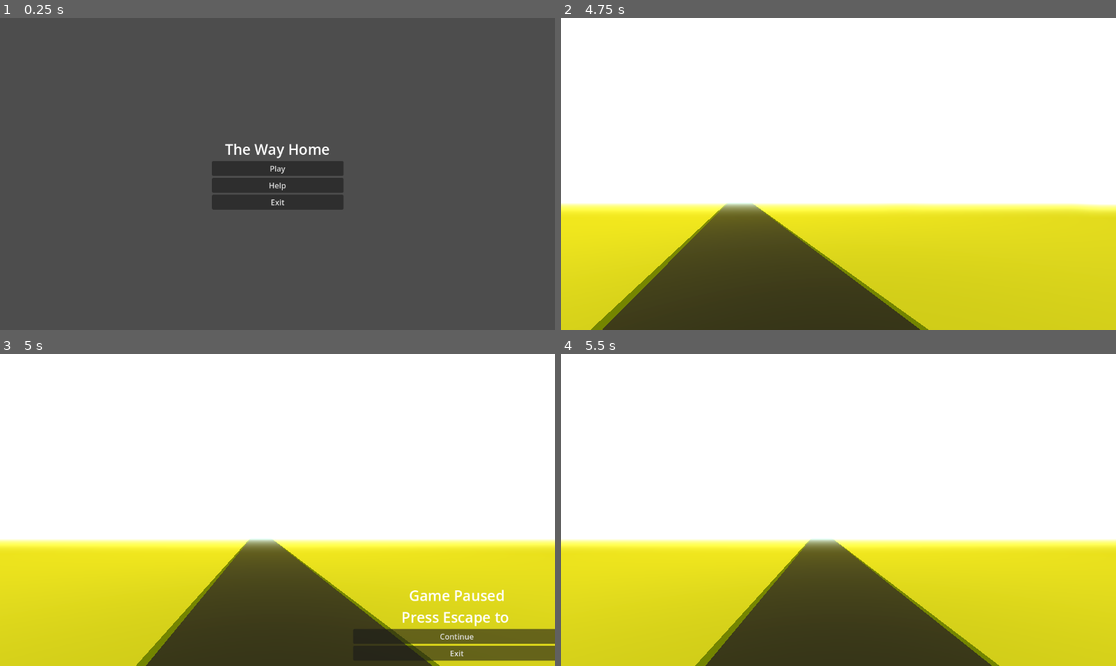
Above: before the commit, frames 1-4 (two rows, left to right).
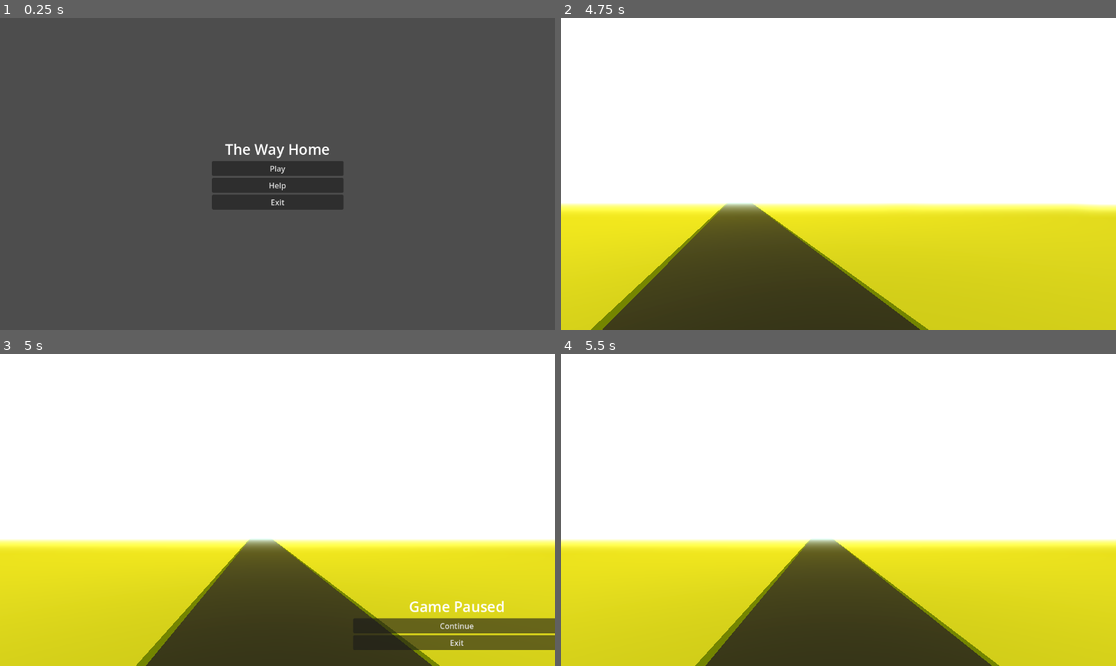
Above: after the commit, the same moments.

Repository: VHSDIR/thewayhome
Game: Godot game, scene res://scenes/main_menu.tscn
Two runs of this game, one before a commit and one after it. Both use one fixed random seed, a clock stepped at 60 frames per second and the inputs below.
Inputs:
- Up to frame 1 (0.25 s): no input
- Up to frame 2 (4.75 s): click "Play" at 0.5 s; tap Enter at 1.25 s; hold D (rotate_right) 1.28-2.03 s; hold W (move_front) 1.28-2.03 s; hold S (move_back) 2.03-2.78 s; tap W (move_front) at 2.1, 3.6 s; tap Space at 2.75 s; hold W (move_front) 2.78-3.53 s; hold D (rotate_right) 2.78-4.28 s; hold A (rotate_left) from 4.28 s (still down); hold W (move_front) from 4.28 s (still down)
- Up to frame 3 (5 s): keep holding A (rotate_left); keep holding W (move_front); tap Escape (ui_cancel) at 4.9 s
- Up to frame 4 (5.5 s): release A (rotate_left) at 5 s; release W (move_front) at 5 s; click "Continue" at 5 s

Frames 1-2 are identical in both runs. In frame 3, 3.2% of the frame differs, in the area x 67-100%, y 75-99%; in frame 4, nothing differs.

Commit message:
Add files via upload

Diff:
--- a/src/scenes/pause_menu.tscn
+++ b/src/scenes/pause_menu.tscn
@@ -46,8 +46,7 @@
 [node name="Label" type="Label" parent="MarginContainer/VBoxContainer"]
 layout_mode = 2
 theme_override_font_sizes/font_size = 30
-text = "Game Paused
-Press Escape to "
+text = "Game Paused"
 horizontal_alignment = 1
 vertical_alignment = 1
 
--- a/src/scripts/player.gd
+++ b/src/scripts/player.gd
@@ -1,6 +1,5 @@
 class_name player
 extends CharacterBody3D
-
 var utils = preload("res://scripts/utils.gd")
 var CURRENT_SPEED = 0
 const MAX_SPEED = 50.0
@@ -10,44 +9,34 @@
 var ui_visible = false
 var is_pause_menu_visible = false
 signal custom_position_reseted
-
 @export var camera_node: Node3D
-
 func _ready():
 	$Control/SpeedMeter.visible = false
 	$Control/FPS.visible = false
 	$Control/Position.visible = false
-	$Control/PauseMenu.visible = false  # Hide the pause menu initially
-
+	$Control/PauseMenu.visible = false
 func toggle_ui_visibility():
 	ui_visible = not ui_visible
 	$Control/SpeedMeter.visible = ui_visible
 	$Control/FPS.visible = ui_visible
 	$Control/Position.visible = ui_visible
-
 func toggle_pause_menu():
 	is_pause_menu_visible = not is_pause_menu_visible
 	$Control/PauseMenu.visible = is_pause_menu_visible
-
-	# Set the time scale to 0 when the game is paused and back to 1 when resumed
 	if is_pause_menu_visible:
-		Engine.time_scale = 0  # Pause the game
+		Engine.time_scale = 0
 	else:
-		Engine.time_scale = 1  # Resume the game
-
+		Engine.time_scale = 1
 func _process(_delta):
 	if Input.is_action_just_pressed("toggle_ui"):
 		toggle_ui_visibility()
-
 	if Input.is_action_just_pressed("ui_cancel"):
-		toggle_pause_menu()  # Toggle the pause menu visibility when "Escape" is pressed
-
+		toggle_pause_menu()
 func _physics_process(delta):
 	if PREVIOUS_POSITION == null:
 		PREVIOUS_POSITION = global_position
 	if not is_on_floor():
 		velocity += get_gravity() * delta
-
 	var isAcceleratePressed = Input.is_action_pressed("move_front")
 	if isAcceleratePressed:
 		CURRENT_SPEED += delta
@@ -55,36 +44,28 @@
 		CURRENT_SPEED -= delta
 		if CURRENT_SPEED < 0:
 			CURRENT_SPEED = 0
-
 	CURRENT_SPEED = clamp(CURRENT_SPEED, 0, MAX_SPEED)
 	var input_dir = Input.get_vector("rotate_left", "rotate_right", "move_back", "move_front")
 	var direction = (transform.basis * Vector3(input_dir.x, 0, 1)).normalized()
-
 	if direction:
 		velocity.x = CURRENT_SPEED * direction.x
 		velocity.z = CURRENT_SPEED * direction.z
 	else:
 		velocity.x = move_toward(velocity.x, 0, CURRENT_SPEED)
 		velocity.z = move_toward(velocity.z, 0, CURRENT_SPEED)
-
 	if Input.is_action_pressed("rotate_left"):
 		rotate_y(ROTATION_SPEED * delta)
 	elif Input.is_action_pressed("rotate_right"):
 		rotate_y(-ROTATION_SPEED * delta)
-
 	var distance = position.distance_to(PREVIOUS_POSITION)
 	var speed = distance / delta
 	PREVIOUS_POSITION = position
-
 	$Control/SpeedMeter.text = utils.float_to_speed(speed)
 	$Control/SpeedMeter.modulate = utils.get_speed_color(CURRENT_SPEED, MAX_SPEED)
-
 	var fps = Engine.get_frames_per_second()
 	$Control/FPS.text = "FPS: %d" % fps
 	$Control/Position.text = "X: %d Y: %d Z: %d" % [position.x, position.y, position.z]
-
 	if position.z > LOOPING_DISTANCE:
 		position.z = -LOOPING_DISTANCE
 		custom_position_reseted.emit()
-
 	move_and_slide()
